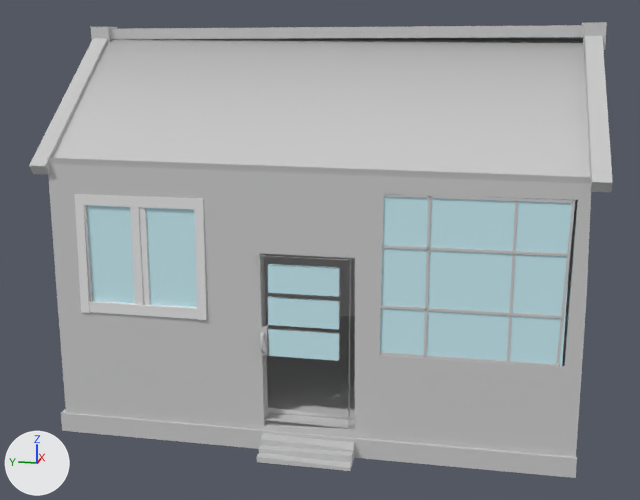
Renders of the FBX model Assets/3DS Max Assets/Shack.FBX from each side of a commit.
Both versions are drawn from a 50 mm camera at (-153.4, -31.4, 74.6) aimed at (12.1, 1.7, 33.3). The axes (+X, +Y, +Z) are drawn at lower left. The lights are the same throughout. Where no turn or scale is listed for an object, it has been applied to the vertices. Vertices at the same position are counted once.

The older version as bpy lines, for what is in view:
```python
ob_box004 = bpy.data.objects.new('Box004', me_mesh)
ob_box004.location = (-0.1, 45.5, 63.7)
ob_box006 = bpy.data.objects.new('Box006', me_mesh_002)
ob_box006.location = (-13.8, 27.4, 27.4)
ob_box009 = bpy.data.objects.new('Box009', me_mesh_004)
ob_box009.location = (-14.0, -34.7, 35.9)
ob_box021 = bpy.data.objects.new('Box021', me_mesh_005)
ob_box021.location = (-13.8, 29.3, 37.3)
ob_box022 = bpy.data.objects.new('Box022', me_mesh_007)
ob_box022.location = (-13.8, -0.7, 8.6)
ob_box032 = bpy.data.objects.new('Box032', me_mesh_011)
ob_box032.location = (-14.4, 6.3, 23.3)
ob_torus001 = bpy.data.objects.new('Torus001', me_mesh_012)
ob_torus001.location = (-13.5, 6.3, 23.3)
# also in view: 'Box005' at (-13.6, -27.9, 36.2); 'Box031' at (-13.8, -0.7, 23.2); 'Box030' at (-14.0, -0.7, 28.7); 'Box029' at (-13.8, -0.7, 34.4)
```
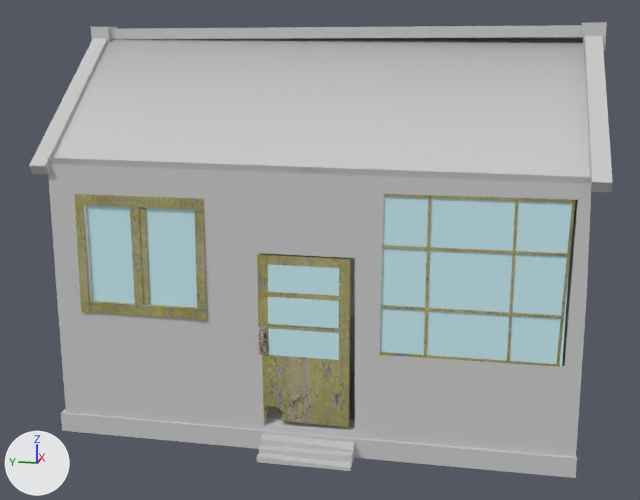
Changed parts and their boxes (x1, y1, x2, y2) in the pictures (640 x 500 px; the box of a moved part takes in the faces that stretch with it):
'Box022', reshaped, moved: before (257, 254, 351, 428); after (257, 253, 351, 427)
'Box021', recoloured (grey to yellow): (74, 194, 207, 320) in both
'Box009', recoloured (grey to yellow): (380, 194, 576, 367) in both
'Object001', added: after (259, 326, 267, 355)
'Box032', deleted: before (259, 325, 269, 356)
'Torus001', deleted: before (260, 332, 265, 353)
part 1 of me_mesh_007, built on: before (257, 254, 351, 428); after (257, 253, 351, 427)
part 3 of me_mesh, moved or reshaped: before (260, 257, 355, 437); after (262, 336, 355, 437)

Patch to the scene script:
```diff
--- a/Assets/3DS Max Assets/Shack.FBX.py
+++ b/Assets/3DS Max Assets/Shack.FBX.py
@@ img_metalpainted0078_1_s_png @@
+img_metalpainted0078_1_s_png = load_image('MetalPainted0078_1_S.png', '_unpacked/MetalPainted0078_1_S.png', 1024, 762, 'sRGB')
@@ img_rustpaint0296_1_s_png @@
+img_rustpaint0296_1_s_png = load_image('RustPaint0296_1_S.png', '_unpacked/RustPaint0296_1_S.png', 1024, 1024, 'sRGB')
@@ mat_02___default @@
+mat_02___default = principled_material('02 - Default')
+mat_02___default.texture = img_metalpainted0078_1_s_png
+mat_02___default.roughness = 0.859
@@ mat_03___default @@
+mat_03___default = principled_material('03 - Default')
+mat_03___default.texture = img_rustpaint0296_1_s_png
+mat_03___default.roughness = 0.859
@@ me_mesh @@
 # used by ob_box004; location = (-0.1, 45.5, 63.7)
-me_mesh.from_pydata(...)  # 580 vertices, 540 faces, 2 loose edges; spans x -19.7..48.2, y -94.7..2.5, z -60.2..12.5
+me_mesh.from_pydata(...)  # 580 vertices, 1082 faces; spans x -19.7..48.2, y -94.7..2.5, z -60.2..12.5
+# me_mesh part 3: 2 vertices moved from x -14.3..-11.4, y -55.2..-39.1, z -55.2..-53.8 to x -14.3..-11.4, y -55.2..-39.1, z -55.5..-54.9; 1 vertex removed from x -10.6, y -55.2, z -54.7; 1 vertex added at x -10.6, y -55.2, z -55.1
 me_mesh.materials.append(mat_material__94)
@@ me_mesh_004 @@
 me_mesh_004.from_pydata(...)  # 64 vertices, 48 faces; spans x -0.1..0.7, y -8.8..21.8, z -14.3..14.3
-me_mesh_004.materials.append(mat_material__360_001)  # light grey #cacaca
+me_mesh_004.materials.append(mat_02___default)  # picture img_metalpainted0078_1_s_png
@@ me_mesh_007 @@
 # used by ob_box022; location = (-13.8, -0.7, 8.6)
-me_mesh_007.from_pydata(...)  # 32 vertices, 16 faces, 6 loose edges; spans x -0.5..0.5, y -7.8..7.8, z 0.0..29.8
-me_mesh_007.materials.append(mat_material__360_004)  # light grey #cacaca
+me_mesh_007.from_pydata(...)  # 313 vertices, 478 faces; spans x -0.5..0.5, y -0.1..15.6, z 0.0..29.8
+# me_mesh_007 part 1: 32 vertices removed from x -0.5..0.5, y -7.8..7.8, z 0.0..29.8; 313 vertices added at x -0.5..0.5, y -0.1..15.6, z 0.0..29.8
+# me_mesh_007 part 2: the surface is now shaded smooth
+me_mesh_007.materials.append(mat_02___default)  # picture img_metalpainted0078_1_s_png
@@ me_mesh_005 @@
 me_mesh_005.from_pydata(...)  # 192 vertices, 196 faces; spans x -1.0..2.0, y -13.1..10.0, z -10.8..10.4
+me_mesh_005.materials.append(mat_02___default)  # picture img_metalpainted0078_1_s_png
@@ me_mesh_011_1 @@
+me_mesh_011_1.from_pydata(...)  # 360 vertices, 326 faces; spans x -1.71..1.88, y 14.04..15.47, z 12.24..17.28
+me_mesh_011_1.materials.append(mat_03___default)  # picture img_rustpaint0296_1_s_png
@@ ob_torus001 @@
-ob_torus001 = bpy.data.objects.new('Torus001', me_mesh_012)
-ob_torus001.location = (-13.5, 6.3, 23.3)
@@ ob_box022 @@
 ob_box022 = bpy.data.objects.new('Box022', me_mesh_007)
-ob_box022.location = (-13.8, -0.7, 8.6)
+ob_box022.location = (-13.8, -8.4, 8.8)
@@ ob_box032 @@
-ob_box032 = bpy.data.objects.new('Box032', me_mesh_011)
-ob_box032.location = (-14.4, 6.3, 23.3)
@@ ob_object001 @@
+ob_object001 = bpy.data.objects.new('Object001', me_mesh_011_1)
+ob_object001.location = (-13.8, -8.4, 8.8)
```
